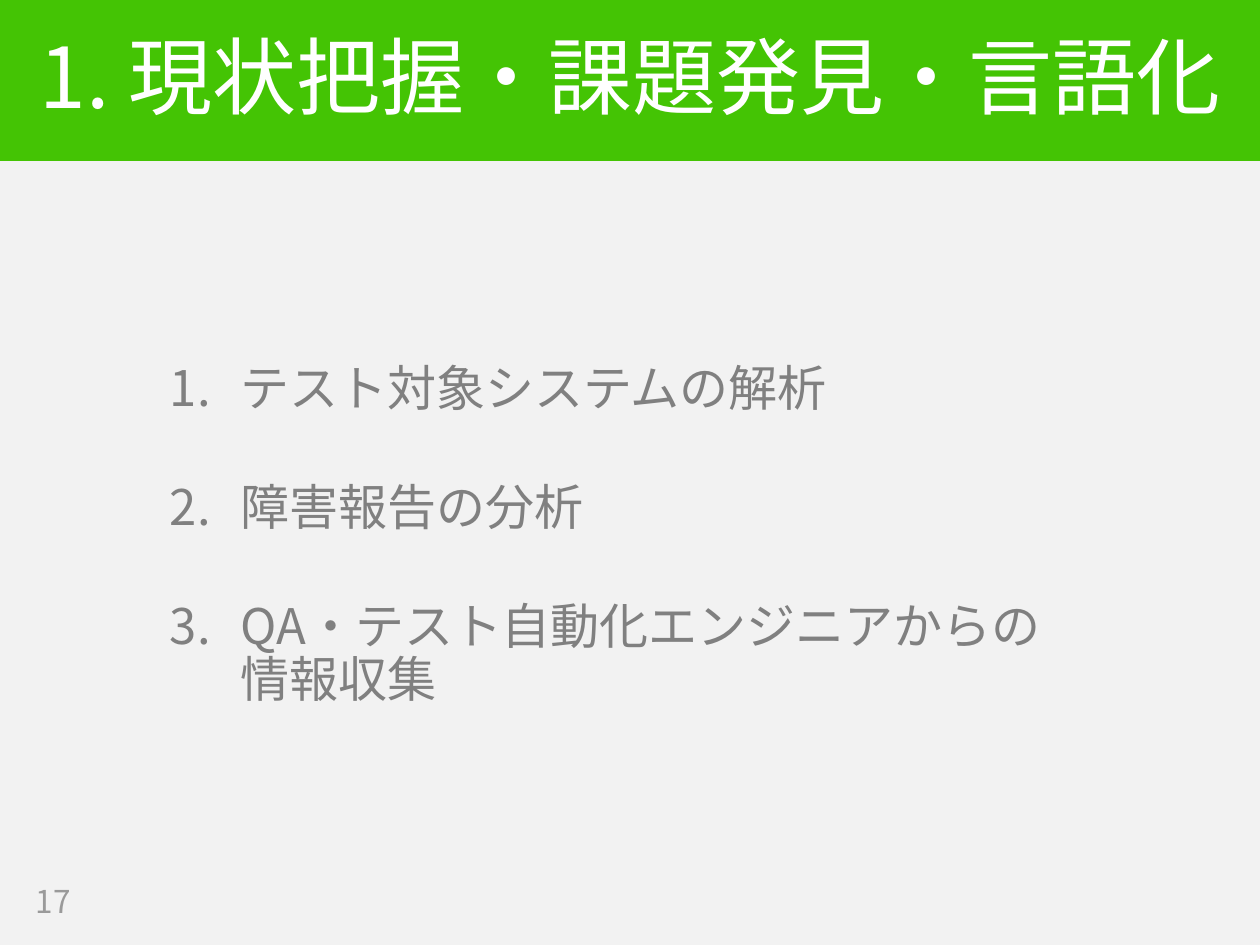
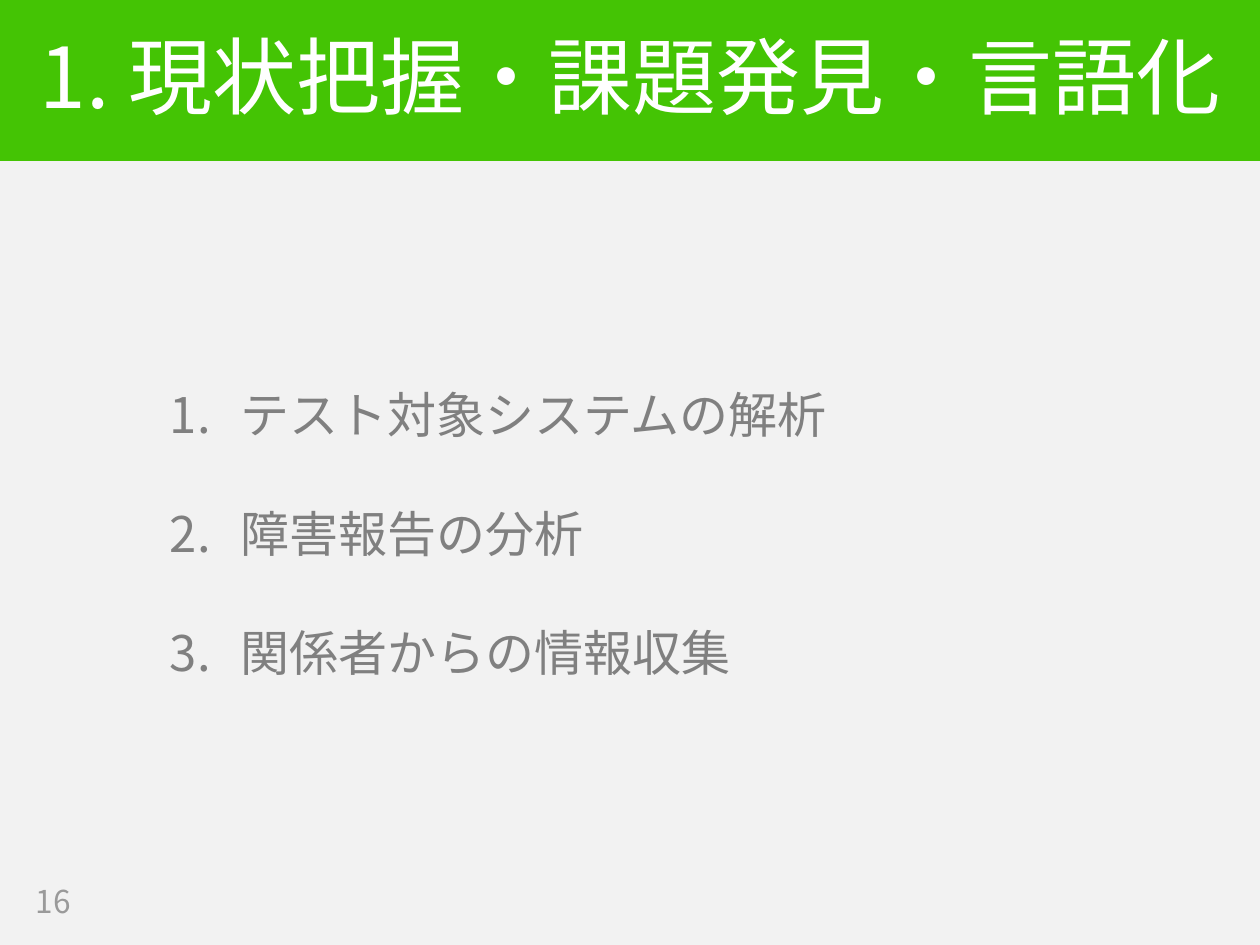
Before and after one commit to hageyahhoo/RSGT2018, a slide deck: slide 16 of SET_PO_ja.pptx (slide 17 before the commit). Drawn at 1260x945 pixels with LibreOffice and Linux fonts; fonts in the diff are those of the drawing. Boxes give left, top, right and bottom in pixels: in the first picture for what was removed or moved away, otherwise in the second. Text is boxed around its words. In the diff, an @@ line names an element or a change of style, - is before the commit and + after.

```diff
--- a/SET_PO_ja.pptx
+++ b/SET_PO_ja.pptx
@@ text at (x1=241, y1=630, x2=730, y2=675): text changed @@
-  3. QA・テスト自動化エンジニアからの
-     情報収集
+  3. 関係者からの情報収集
@@ page number at (x1=36, y1=889, x2=71, y2=913): text changed @@
-17
+16
```
Also in this commit, not shown: 10 other slides changed, 6 slides added, 3 slides removed.
